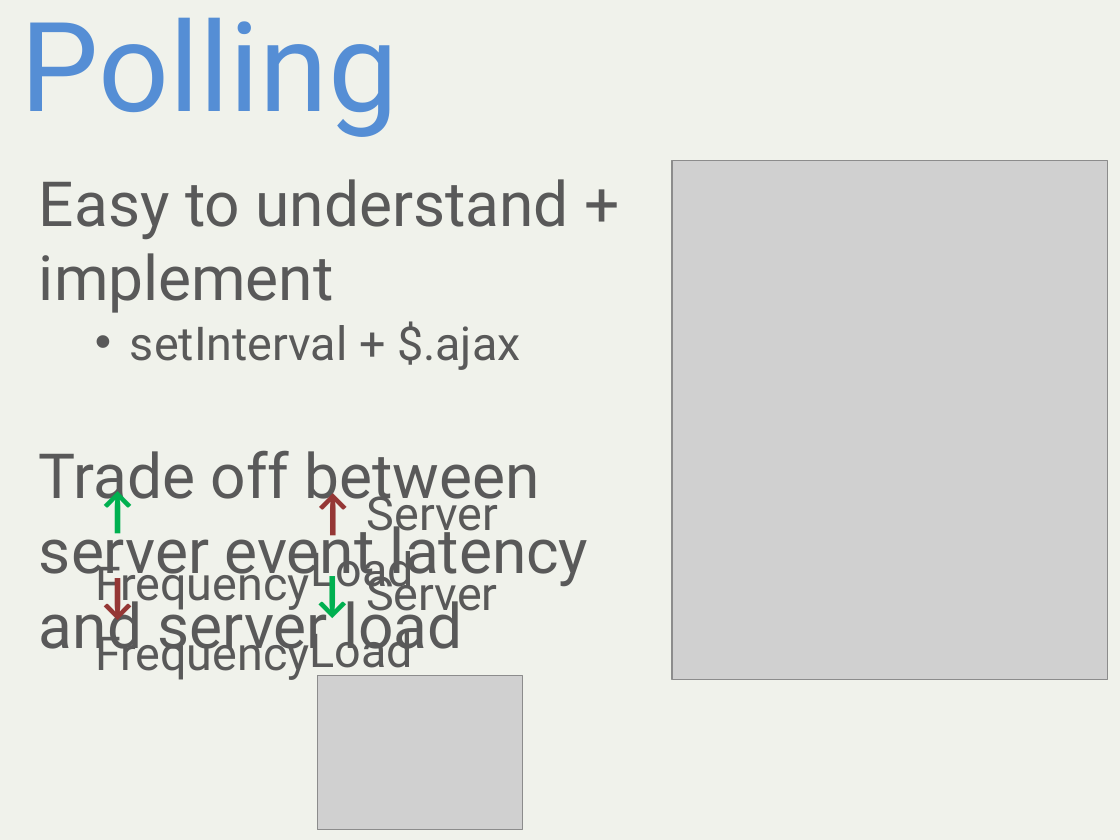
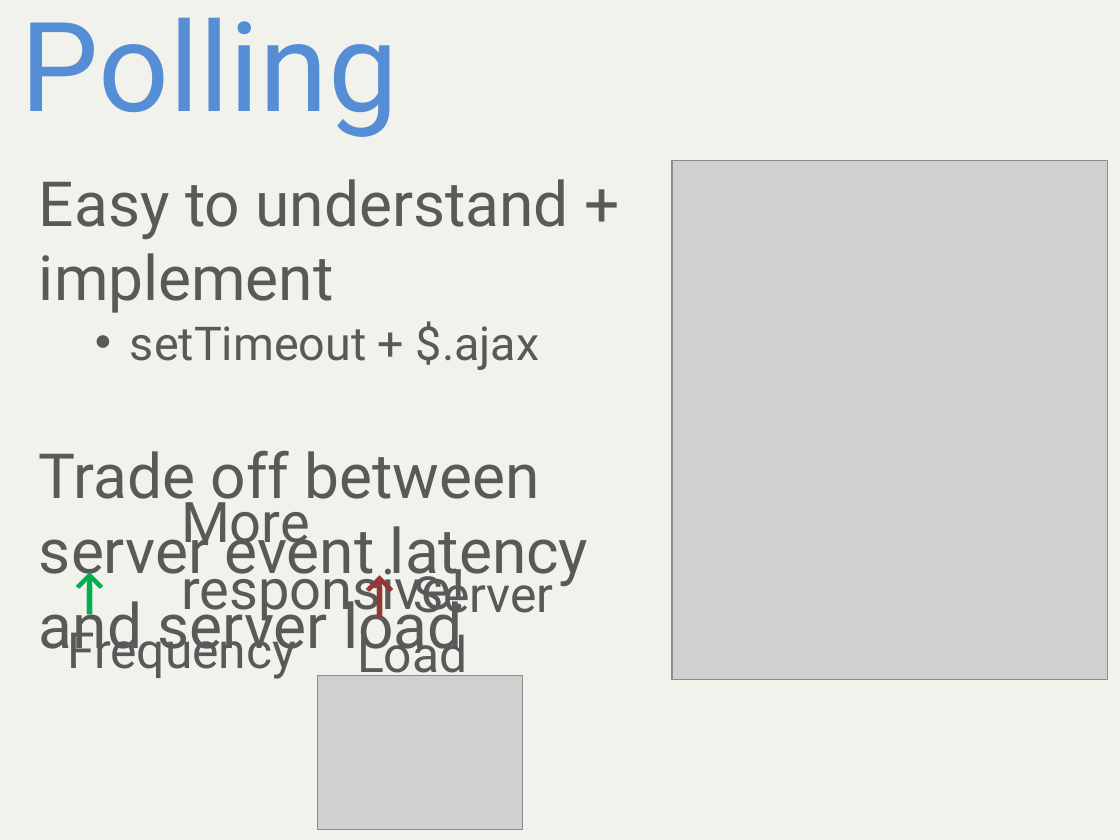
Before and after one commit to alani/Talks, a slide deck: slide 5 of SignalR-Intro/SignalRIntro.pptx (slide 8 before the commit). Drawn at 1120x840 pixels with LibreOffice and Linux fonts; fonts in the diff are those of the drawing; grey boxes stand for pictures. Boxes give left, top, right and bottom in pixels: in the first picture for what was removed or moved away, otherwise in the second. Text is boxed around its words. In the diff, an @@ line names an element or a change of style, - is before the commit and + after.

Commit message:
Update slides.

```diff
--- a/SignalR-Intro/SignalRIntro.pptx
+++ b/SignalR-Intro/SignalRIntro.pptx
@@ text at (130, 321, 539, 370): text changed @@
-  • setInterval + $.ajax
+  • setTimeout + $.ajax
@@ text at (181, 491, 466, 623): text changed; size 30 to 36 pt @@
-↑ Frequency
+More responsive!
@@ text "↑ Server Load": place and size @@
-text "↑ Server Load" at (310, 487, 498, 597)
+text "↑ Server Load" at (343, 566, 554, 663)
@@ text "↑ Server Load" at (343, 566, 554, 663): size 30 to 32 pt @@
@@ text removed at (158, 591, 413, 678) @@
-  ↓ Server Load
@@ text at (67, 623, 296, 679): text changed; size 30 to 32 pt @@
-↓ Frequency
+↑ Frequency
```
Also in this commit, not shown: 5 other slides changed, 14 slides added, 10 slides removed, 7 other files.
